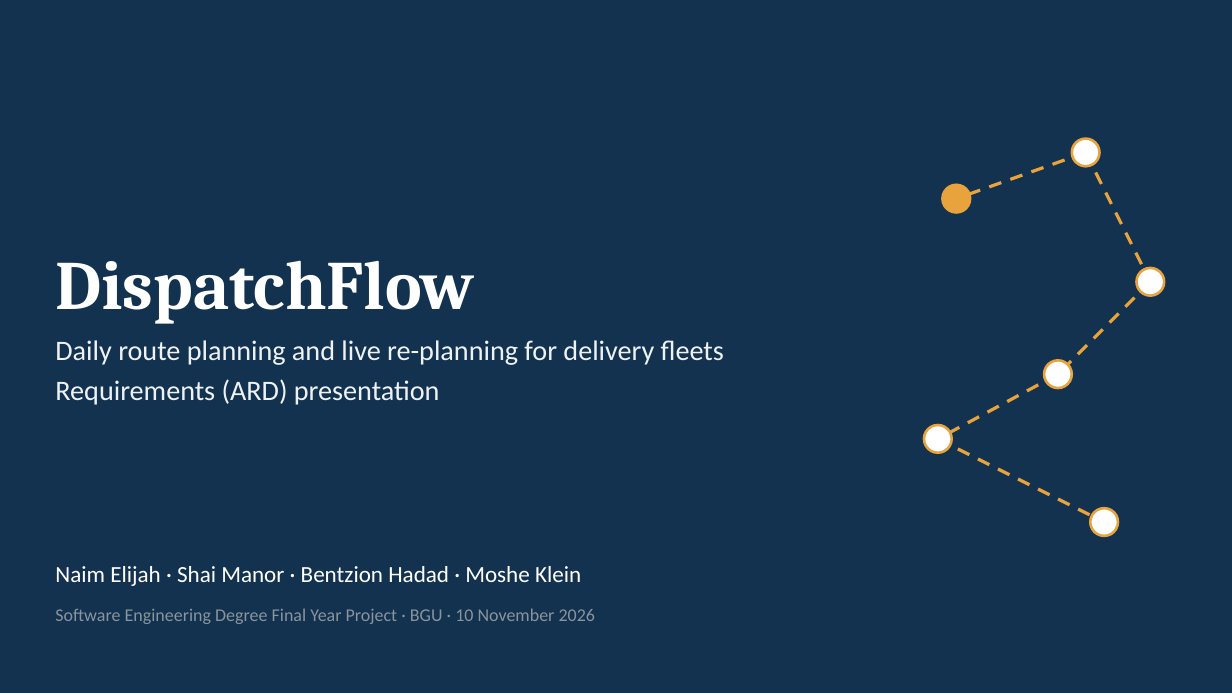
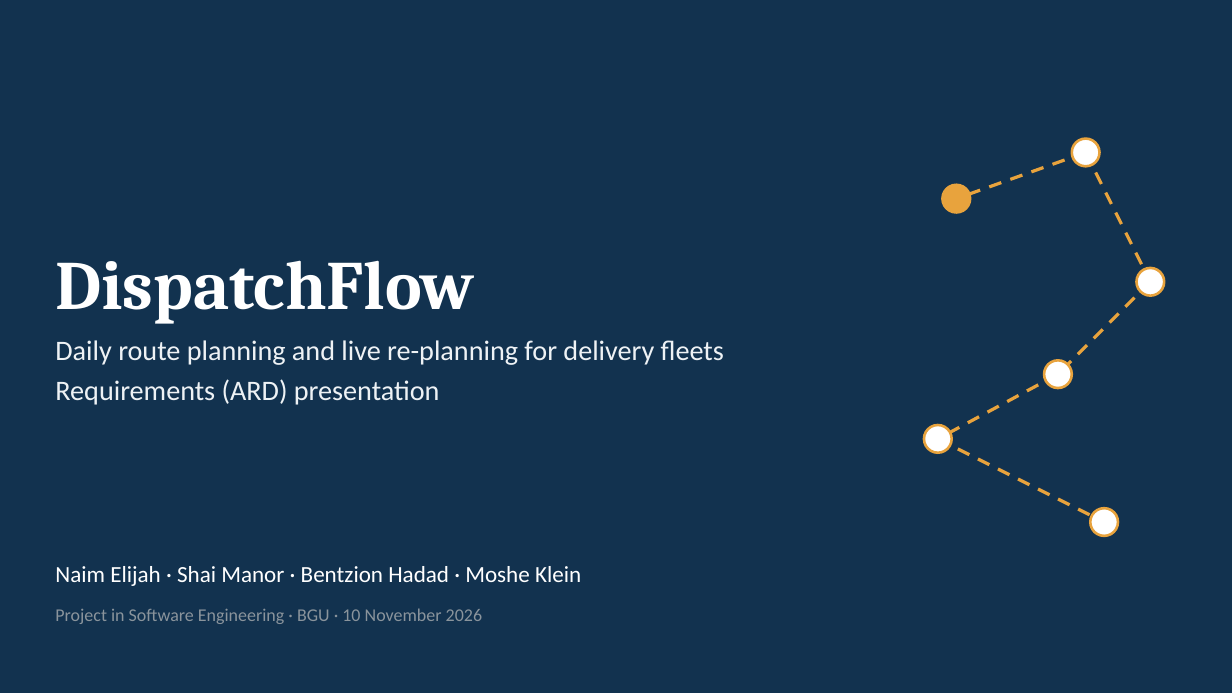
Before and after one commit to NaimElijah/DispatchFlow, a slide deck: slide 1 of docs/presentations/ARD/DispatchFlow_ARD_Presentation.pptx. Drawn at 1232x693 pixels with LibreOffice and Linux fonts; fonts in the diff are those of the drawing. Boxes give left, top, right and bottom in pixels: in the first picture for what was removed or moved away, otherwise in the second. Text is boxed around its words. In the diff, an @@ line names an element or a change of style, - is before the commit and + after.

```diff
--- a/docs/presentations/ARD/DispatchFlow_ARD_Presentation.pptx
+++ b/docs/presentations/ARD/DispatchFlow_ARD_Presentation.pptx
@@ text at <box>55,608,482,624</box>: text changed @@
-Software Engineering Degree Final Year Project · BGU · 10 November 2026
+Project in Software Engineering · BGU · 10 November 2026
```
Also in this commit, not shown: 4 other slides changed, 1 other file.
